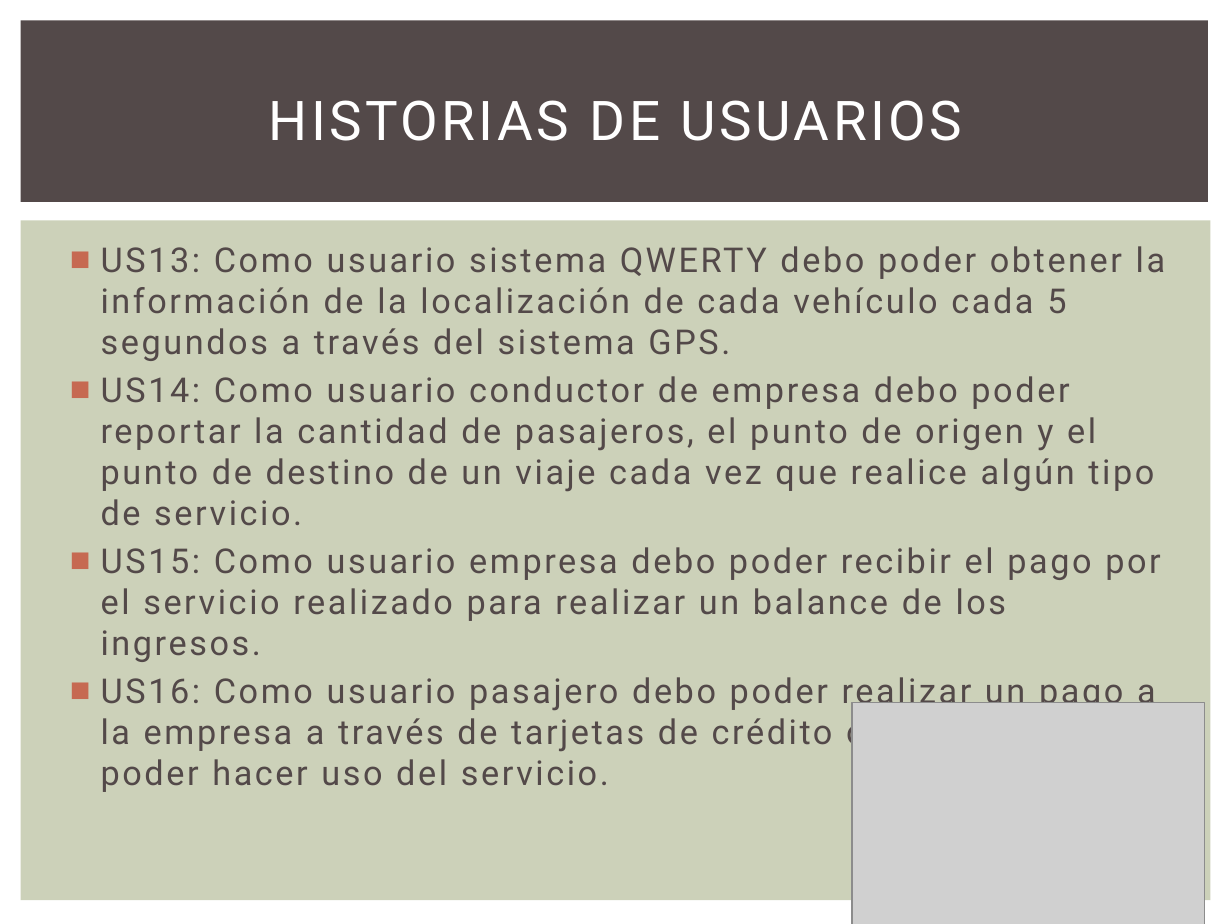
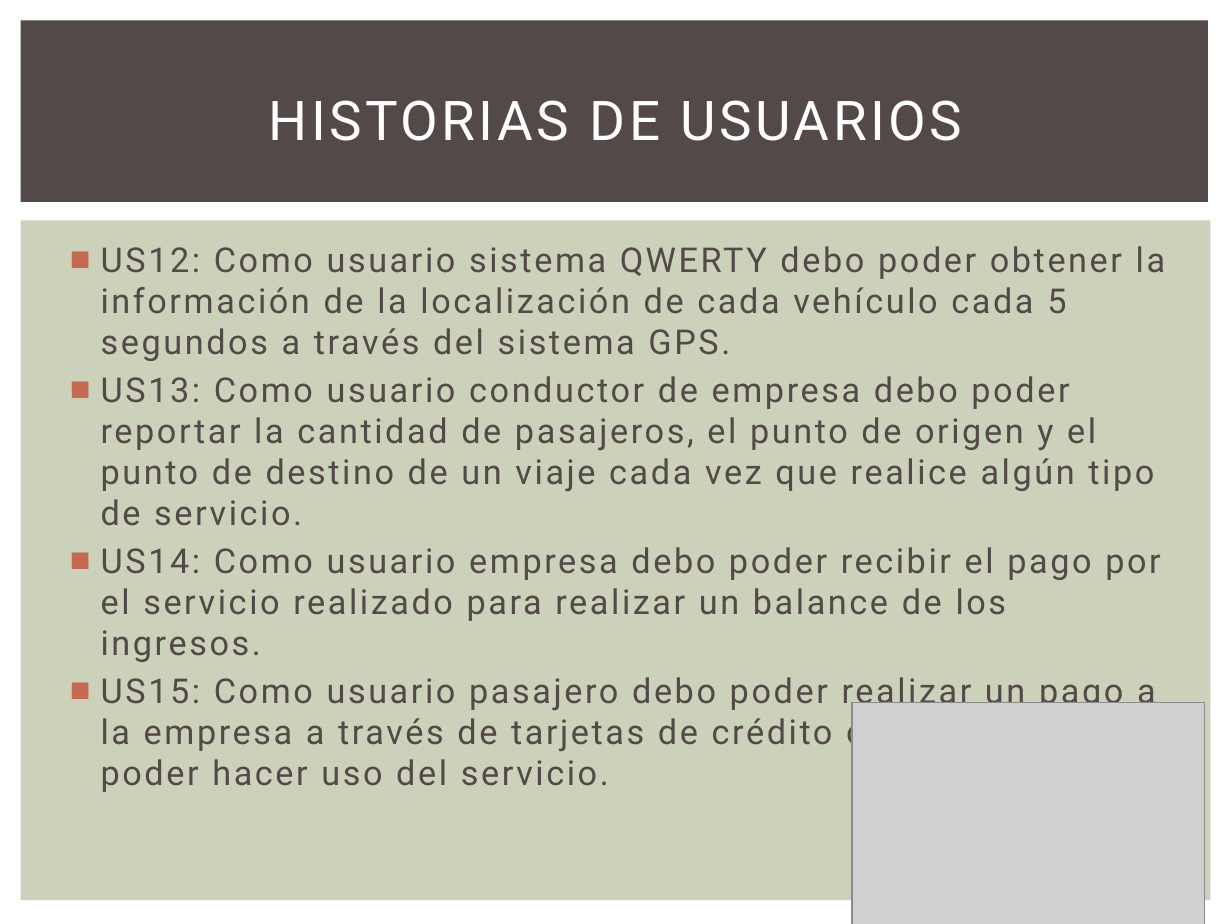
Before and after one commit to GesekCore/Arquitectura-de-Software-2015-01, a slide deck: slide 5 of Ptts.pptx. Drawn at 1232x924 pixels with LibreOffice and Linux fonts; fonts in the diff are those of the drawing; grey boxes stand for pictures. Boxes give left, top, right and bottom in pixels: in the first picture for what was removed or moved away, otherwise in the second. Text is boxed around its words. In the diff, an @@ line names an element or a change of style, - is before the commit and + after.

```diff
--- a/Ptts.pptx
+++ b/Ptts.pptx
@@ text at [101, 246, 1165, 792]: text changed @@
-■ US13: Como usuario sistema QWERTY debo poder obtener la información de la localización de cada vehículo cada 5 segundos a través del sistema GPS.
-■ US14: Como usuario conductor de empresa debo poder reportar la cantidad de pasajeros, el punto de origen y el punto de destino de un viaje cada vez que realice algún tipo de servicio.
-■ US15: Como usuario empresa debo poder recibir el pago por el servicio realizado para realizar un balance de los ingresos.
-■ US16: Como usuario pasajero debo poder realizar un pago a la empresa a través de tarjetas de crédito o móvil para poder hacer uso del servicio.
+■ US12: Como usuario sistema QWERTY debo poder obtener la información de la localización de cada vehículo cada 5 segundos a través del sistema GPS.
+■ US13: Como usuario conductor de empresa debo poder reportar la cantidad de pasajeros, el punto de origen y el punto de destino de un viaje cada vez que realice algún tipo de servicio.
+■ US14: Como usuario empresa debo poder recibir el pago por el servicio realizado para realizar un balance de los ingresos.
+■ US15: Como usuario pasajero debo poder realizar un pago a la empresa a través de tarjetas de crédito o móvil para poder hacer uso del servicio.
```
Also in this commit, not shown: 5 other slides changed, 2 other files.
